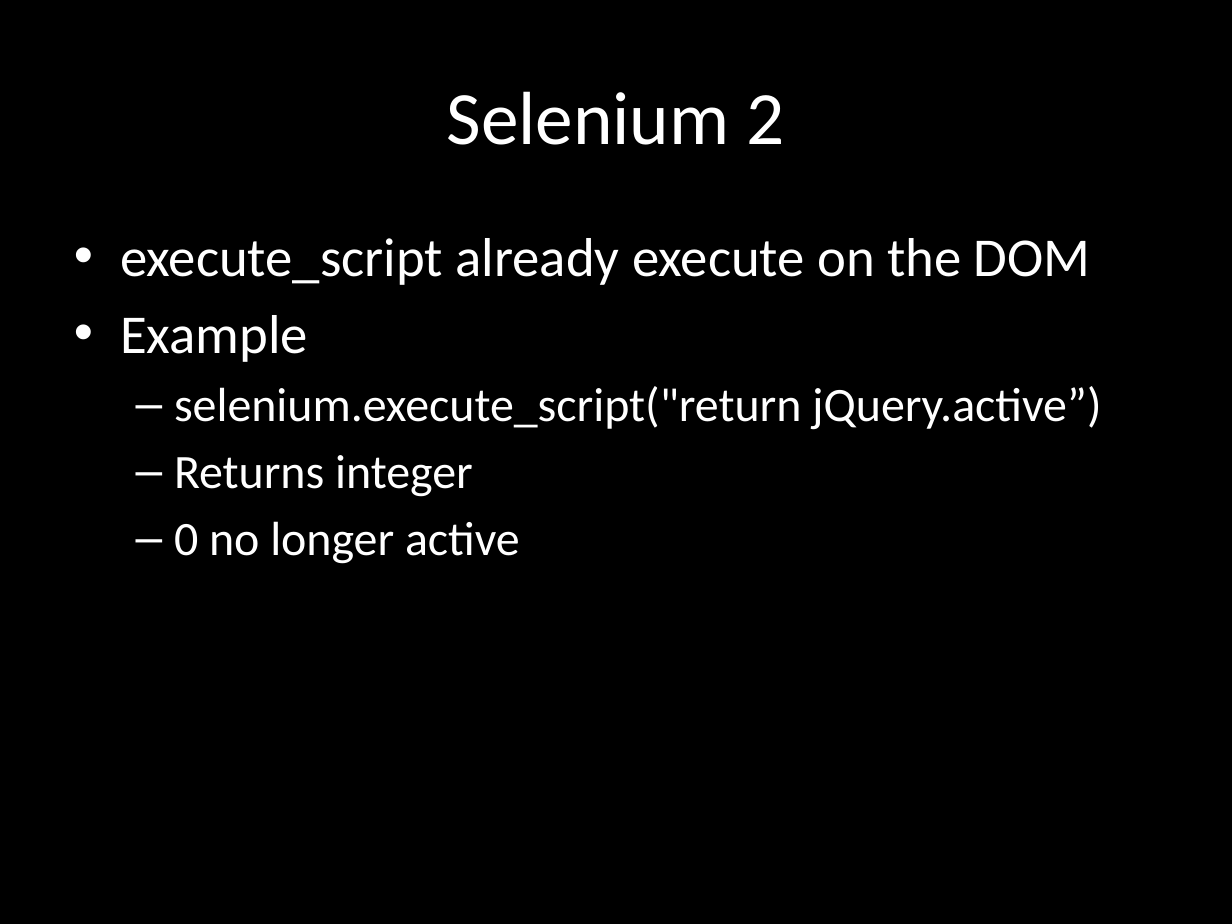
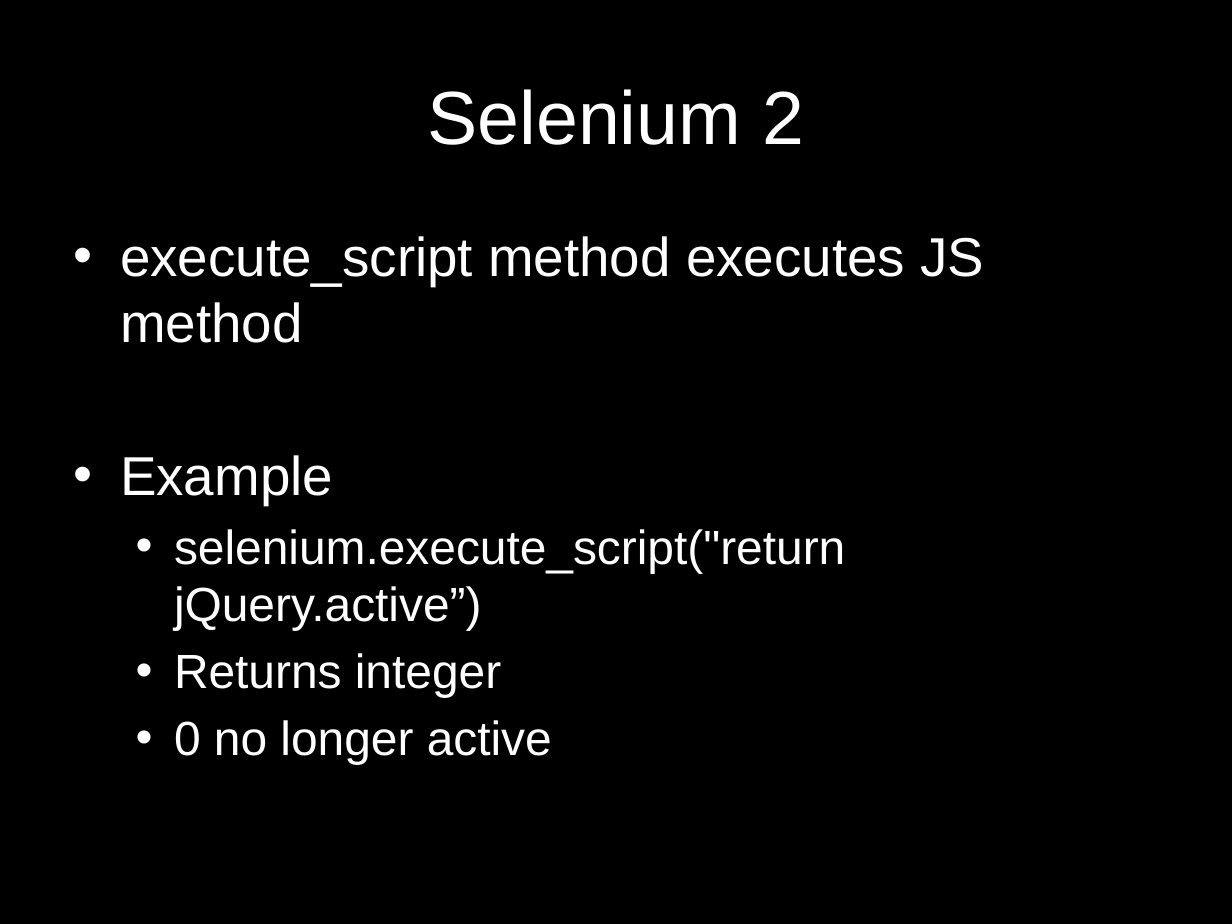
Before and after one commit to dimacus/SeleniumTipsAndTricks, a slide deck: slide 10 of selenium_camp_v1.pptx (slide 6 before the commit). Drawn at 1232x924 pixels with LibreOffice and Linux fonts; fonts in the diff are those of the drawing. Boxes give left, top, right and bottom in pixels: in the first picture for what was removed or moved away, otherwise in the second. Text is boxed around its words. In the diff, an @@ line names an element or a change of style, - is before the commit and + after.

```diff
--- a/selenium_camp_v1.pptx
+++ b/selenium_camp_v1.pptx
@@ title "Selenium 2" at (427, 89, 804, 145): font Calibri to Arial @@
@@ text at (120, 236, 984, 343): text changed; font Calibri to Arial @@
-• execute_script already execute on the DOM
+• execute_script method executes JS method
@@ text at (120, 455, 845, 765): font Calibri to Arial in "Example", "selenium.execute_script("return jQuery.active”)", "Returns integer", "0 no longer active"; bullet – to • @@
```
Also in this commit, not shown: 25 other slides changed, 11 slides added, 1 other file.
